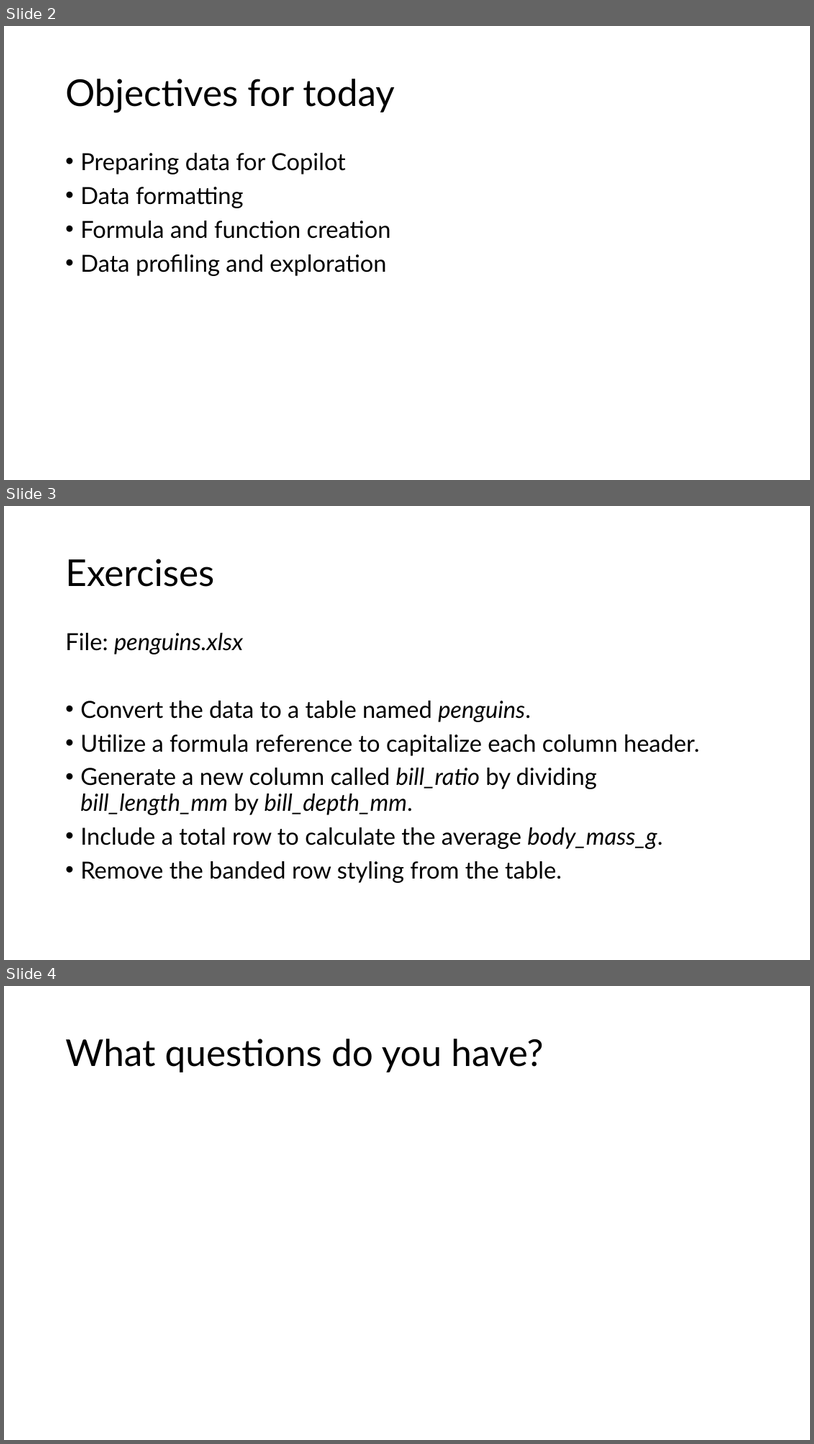
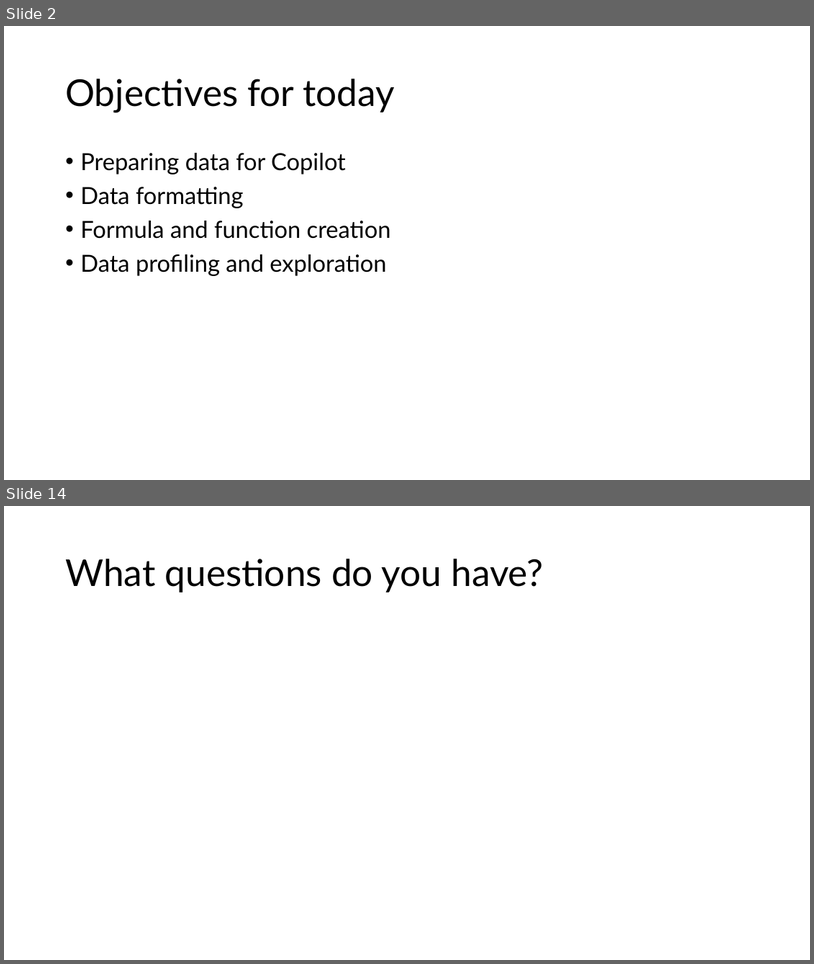
Before and after one commit to stringfestdata/complianceiq-intro-to-copilot-in-excel, a slide deck: complianceiq-intro-to-copilot-in-excel.pptx. Shown one above the other, each under a label of ours: slides 2, 3 and 4 before the commit, slides 2 and 14 after it; the slides between them are not shown. The pictures are 814x1444 and 814x964 pixels, drawn with LibreOffice and Linux fonts; fonts in the diff are those of the drawing. Boxes give left, top, right and bottom in pixels: in the first picture for what was removed or moved away, otherwise in the second. Text is boxed around its words. In the diff, an @@ line names an element or a change of style, - is before the commit and + after.

```diff
--- a/complianceiq-intro-to-copilot-in-excel.pptx
+++ b/complianceiq-intro-to-copilot-in-excel.pptx
@@ slide 3 removed at box(4, 506, 810, 960), background #FFFFFF @@
@@ title removed at box(65, 559, 214, 587) @@
-Exercises
@@ text removed at box(65, 633, 700, 883) @@
-File: penguins.xlsx
-• Convert the data to a table named penguins.
-• Utilize a formula reference to capitalize each column header.
-• Generate a new column called bill_ratio by dividing bill_length_mm by bill_depth_mm.
-• Include a total row to calculate the average body_mass_g.
-• Remove the banded row styling from the table.
@@ what was slide 4 is now slide 14 @@
```
Also in this commit, not shown: 11 slides added, 13 other files.
